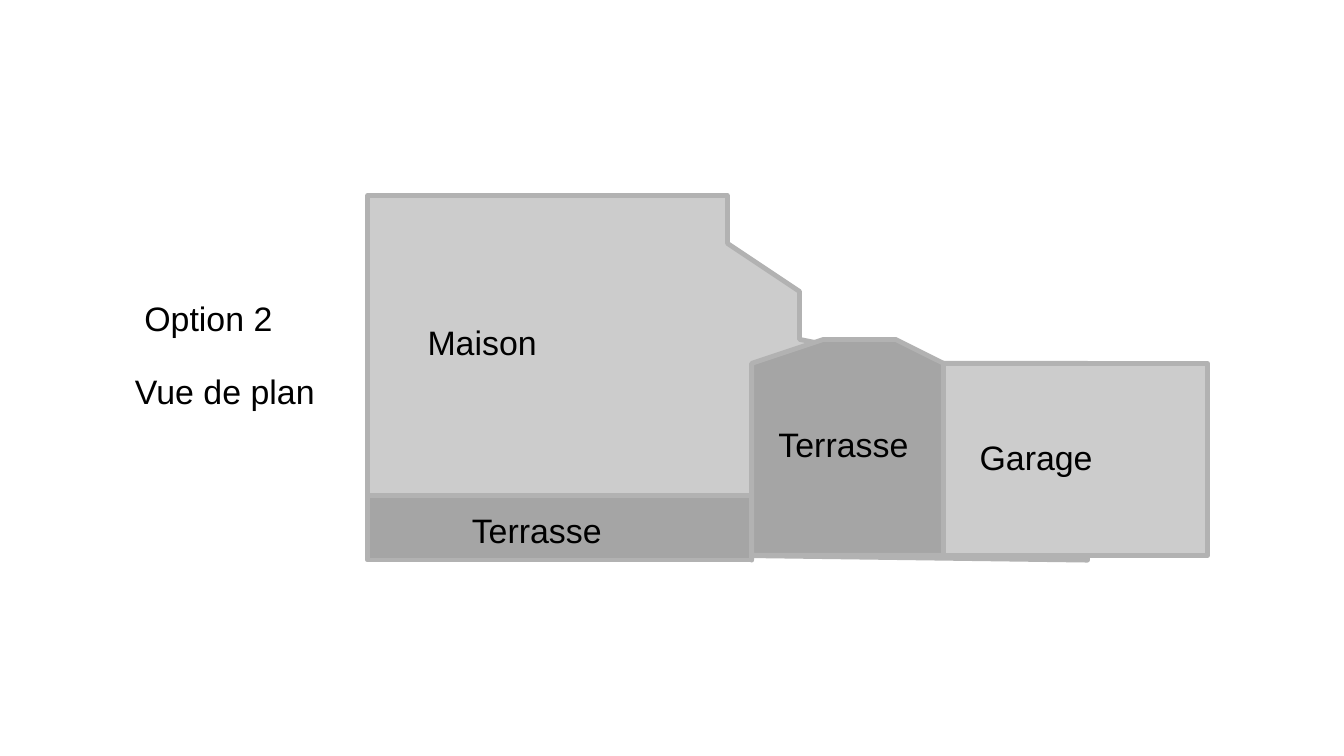
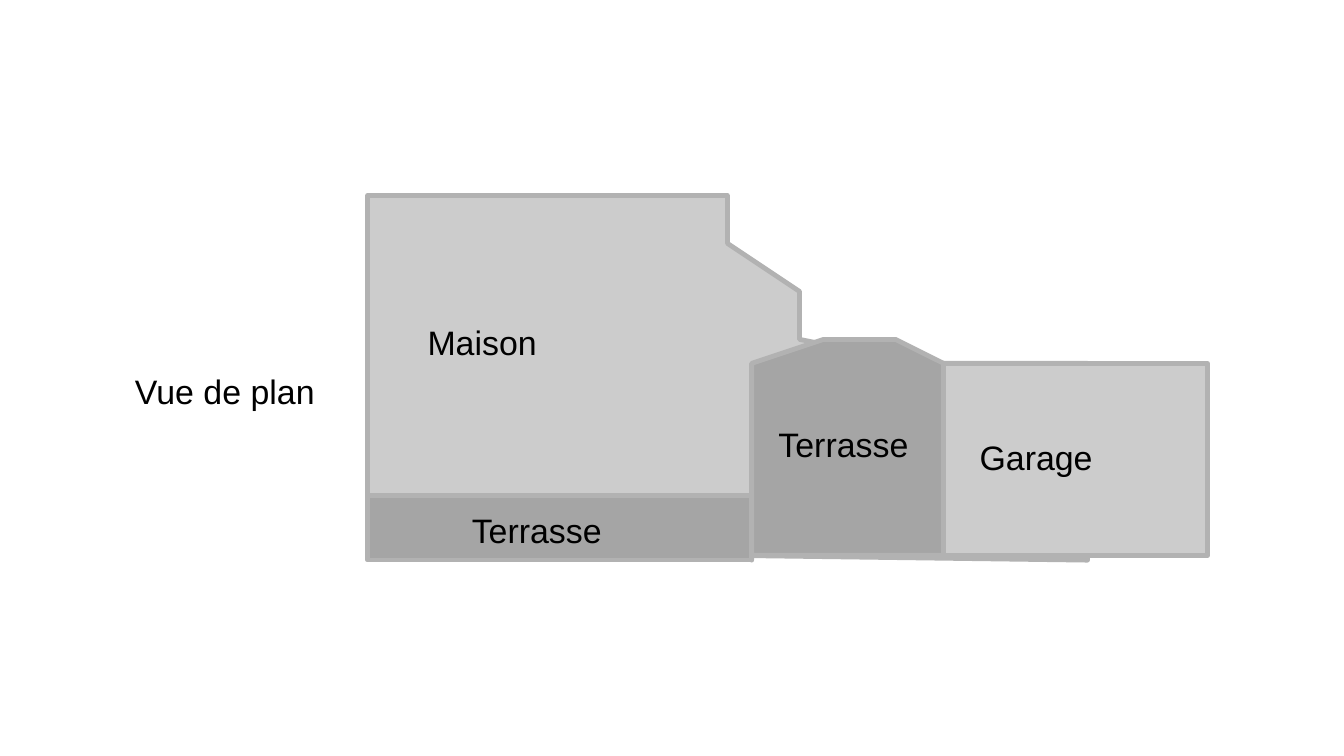
Before and after one commit to chuckali/annexe129, a slide deck: slide 2 of options vue plan generale.odp. Drawn at 1344x756 pixels with LibreOffice and Linux fonts; fonts in the diff are those of the drawing. Boxes give left, top, right and bottom in pixels: in the first picture for what was removed or moved away, otherwise in the second. Text is boxed around its words. In the diff, an @@ line names an element or a change of style, - is before the commit and + after.

```diff
--- a/options vue plan generale.odp
+++ b/options vue plan generale.odp
@@ text removed at [144,306,273,338] @@
-Option 2
```
Also in this commit, not shown: 1 other file.
